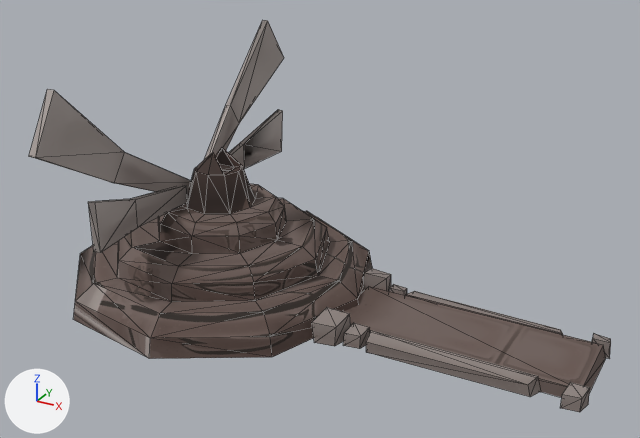
One commit to the FBX model Assets/Collisions/Coll_BirthdayCake.FBX: the scene before it, then after it.
Before and after are seen from a 50 mm camera at (-33.95, -6.26, 6.41) aimed at (-38.03, 1.17, 2.7). Every picture has the same lights, and +X, +Y and +Z are marked at lower left. Mesh edges are drawn as thin lines. Where no turn or scale is listed for an object, it has been applied to the vertices. Vertices at the same position are counted once.

The first picture shows 'Birthday cake'.
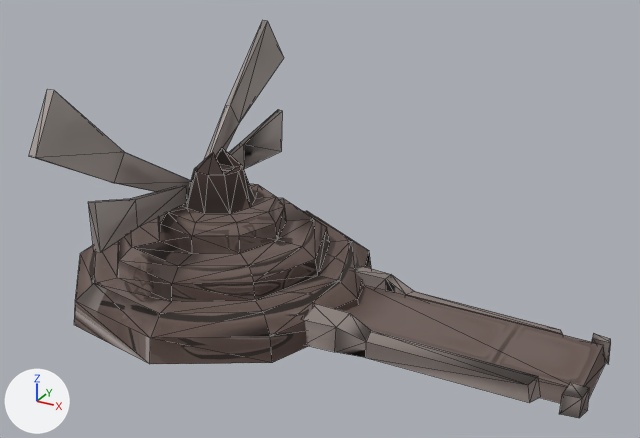
What differs and where, as boxes (x1, y1, x2, y2) in the pictures (640 x 438 px):
'Birthday cake', reshaped
    before: (29, 20, 611, 412)
    after: (29, 20, 611, 418)
part 1 of me_mesh, deleted
    before: (343, 323, 370, 349)
part 2 of me_mesh, deleted
    before: (389, 284, 407, 295)
part 3 of me_mesh, built on
    before: (73, 252, 611, 412)
    after: (74, 180, 611, 418)

What the commit changed:
me_mesh is used by ob_birthday_cake; location (-39.36, 1.26, 1.608).
me_mesh had 232 vertices, 369 faces and spanned x -1.67..4.31, y -2.17..2.17, z -0.01..2.65.
me_mesh now has 216 vertices, 365 faces and spans x -1.67..4.31, y -2.17..2.17, z -0.07..2.65.
me_mesh part 1: the loose piece of 8 vertices spanning x 1.89..2.1, y -0.62..-0.44, z 0.01..0.19 is deleted.
me_mesh part 2: the loose piece of 8 vertices spanning x 1.89..2.1, y 0.44..0.62, z 0.01..0.19 is deleted.
Part 3, on me_mesh:
21 vertices are removed from x 1.56..4.27, y -0.72..0.72, z 0.0..0.29.
31 faces are deleted.
23 vertices in x -1.67..4.31, y -1.75..1.75, z 0.0..0.01 move by (0.0, 0.0, -0.07).
3 vertices move from x -0.89..1.66, y 0.44..1.74, z -0.01..0.0 to x -0.89..1.54, y 0.44..1.74, z -0.07.
21 vertices are added at x 1.41..4.27, y -0.72..0.72, z -0.07..0.29.
47 new faces join them.
